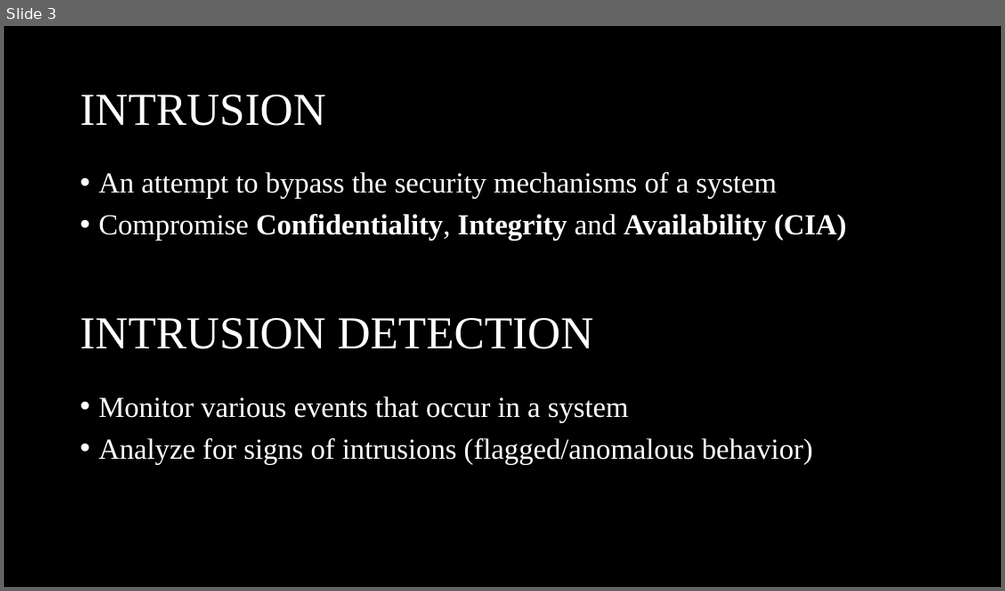
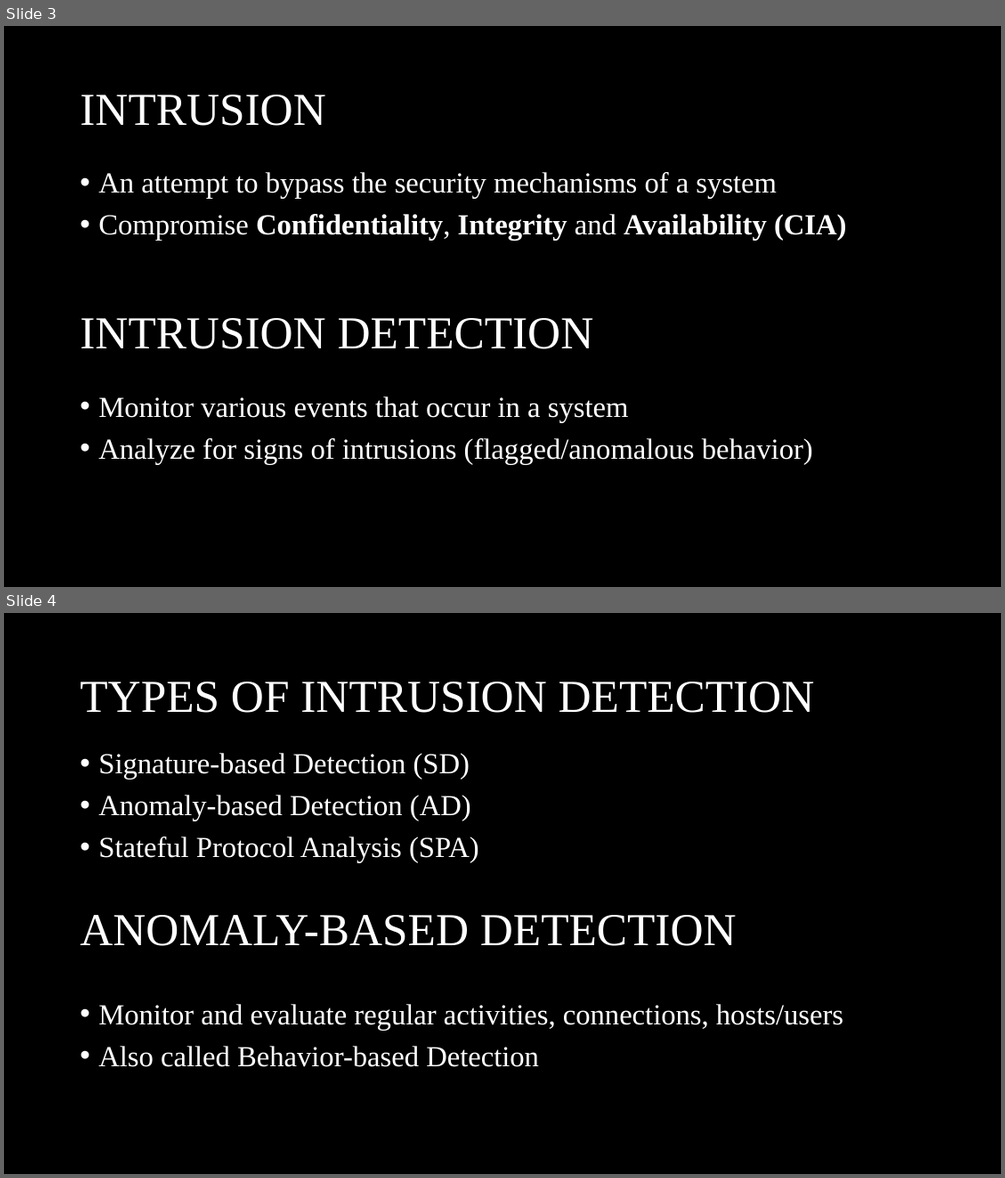
Before and after one commit to rojinadeuja/NSL-KDD-Network-Security, a slide deck: NSL_KDD_Network_Security_Analysis.pptx. Shown one above the other, each under a label of ours: slide 3 before the commit, slides 3 and 4 after it. The pictures are 1005x591 and 1005x1178 pixels, drawn with LibreOffice and Linux fonts; fonts in the diff are those of the drawing. Boxes give left, top, right and bottom in pixels: in the first picture for what was removed or moved away, otherwise in the second. Text is boxed around its words. In the diff, an @@ line names an element or a change of style, - is before the commit and + after.

Commit message:
Intrusion detection mechanism

```diff
--- a/NSL_KDD_Network_Security_Analysis.pptx
+++ b/NSL_KDD_Network_Security_Analysis.pptx
@@ slide 4 added at (4, 613, 1001, 1174), background #000000 @@
@@ title added at (80, 682, 815, 713), 44 pt, text #FFFFFF @@
+TYPES OF INTRUSION DETECTION
@@ text added at (98, 753, 479, 863), 28 pt, text #FFFFFF @@
+• Signature-based Detection (SD)
+• Anomaly-based Detection (AD)
+• Stateful Protocol Analysis (SPA)
@@ text added at (80, 915, 736, 946), 44 pt, text #FFFFFF @@
+ANOMALY-BASED DETECTION
@@ text added at (98, 1004, 843, 1067), 28 pt, text #FFFFFF @@
+• Monitor and evaluate regular activities, connections, hosts/users
+• Also called Behavior-based Detection
```
